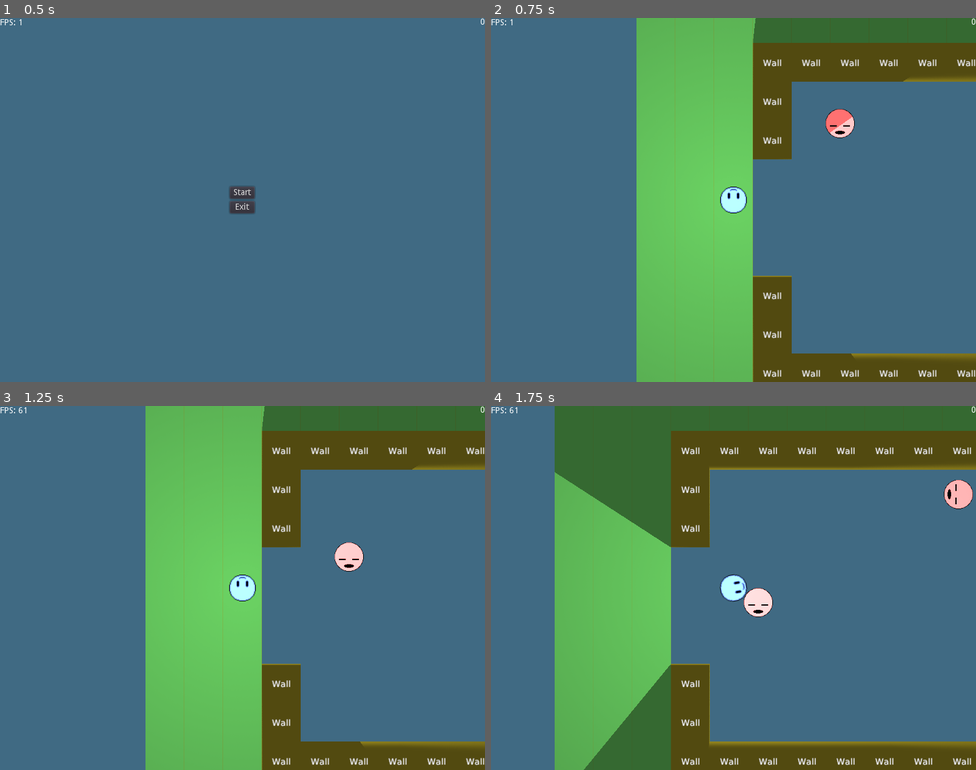
Above: before the commit, frames 1-4 (two rows, left to right).
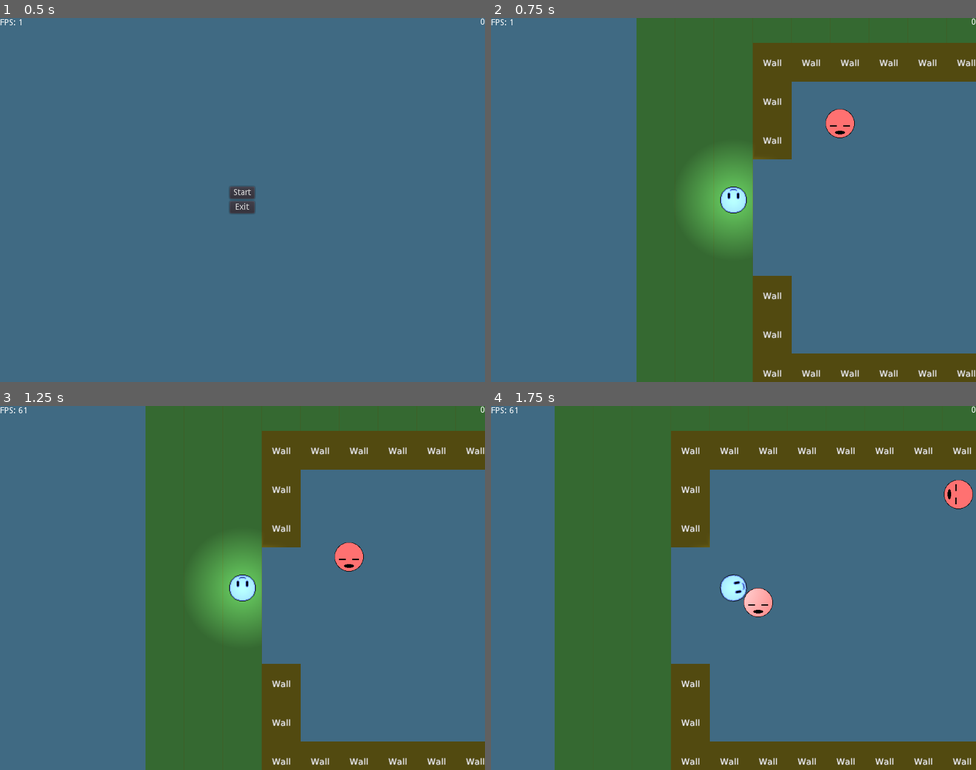
Above: after the commit, the same moments.

Repository: anthonynd/he1st
Game: Godot game, scene res://level/main.tscn
Same seed, same stepped clock (60 frames per second), same inputs: the game is played once before the commit and once after it.
Inputs (mouse positions are in pixels of both pictures, inside the frame that each line leads up to):
- Up to frame 1 (0.5 s): no input
- Up to frame 2 (0.75 s): click "Start" at 0.5 s
- Up to frame 3 (1.25 s): no input
- Up to frame 4 (1.75 s): move the mouse to (840, 569) at 1.27 s; hold D (move_right) from 1.28 s (still down)

Frame 1 is identical in both runs. In frame 2, 24% of the frame differs, in the area x 30-100%, y 0-100%; in frame 3, 24%; in frame 4, 16%.

Commit message:
Creating a player FOV

Diff:
--- a/assets/enemy.tscn
+++ b/assets/enemy.tscn
@@ -23,7 +23,6 @@
 [node name="DetectArea" type="Area2D" parent="."]
 
 [node name="CollisionShape2D" type="CollisionPolygon2D" parent="DetectArea"]
-polygon = PoolVector2Array( -0.0605011, -24.1199, 138.38, -65.5032, 137.879, 59.4184, 0.189835, 23.6192 )
-
+polygon = PoolVector2Array( 0, -25, 140, -65, 140, 65, 0, 25 )
 [connection signal="body_entered" from="DetectArea" to="." method="_on_DetectArea_body_entered"]
 [connection signal="body_exited" from="DetectArea" to="." method="_on_DetectArea_body_exited"]
--- a/level/maps/house.tscn
+++ b/level/maps/house.tscn
@@ -38,5 +38,7 @@
 curve = SubResource( 2 )
 
 [node name="PathFollow2D" type="PathFollow2D" parent="paths/enemypath2"]
+position = Vector2( 567.635, 313.509 )
+rotation = -1.5412
 
 [node name="enemy2" parent="paths/enemypath2/PathFollow2D" instance=ExtResource( 2 )]
--- a/player/player.tscn
+++ b/player/player.tscn
@@ -19,7 +19,15 @@
 [node name="player" type="KinematicBody2D"]
 script = ExtResource( 1 )
 
+[node name="sightLight" type="Light2D" parent="."]
+visible = false
+texture = ExtResource( 2 )
+shadow_enabled = true
+shadow_gradient_length = 2.0
+shadow_filter_smooth = 2.0
+
 [node name="playerLight" type="Light2D" parent="."]
+scale = Vector2( 0.1, 0.1 )
 texture = ExtResource( 2 )
 shadow_enabled = true
 shadow_gradient_length = 2.0
